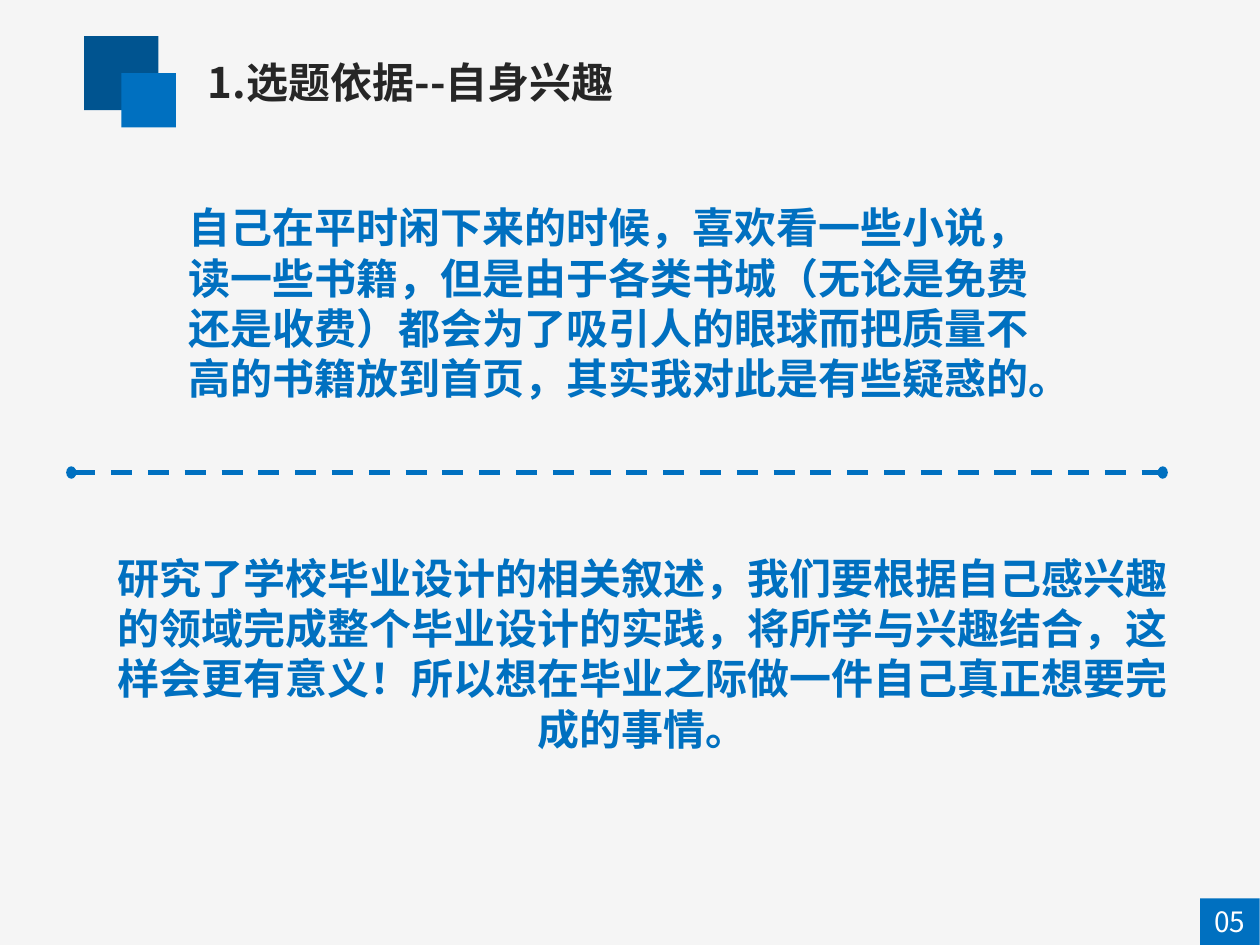
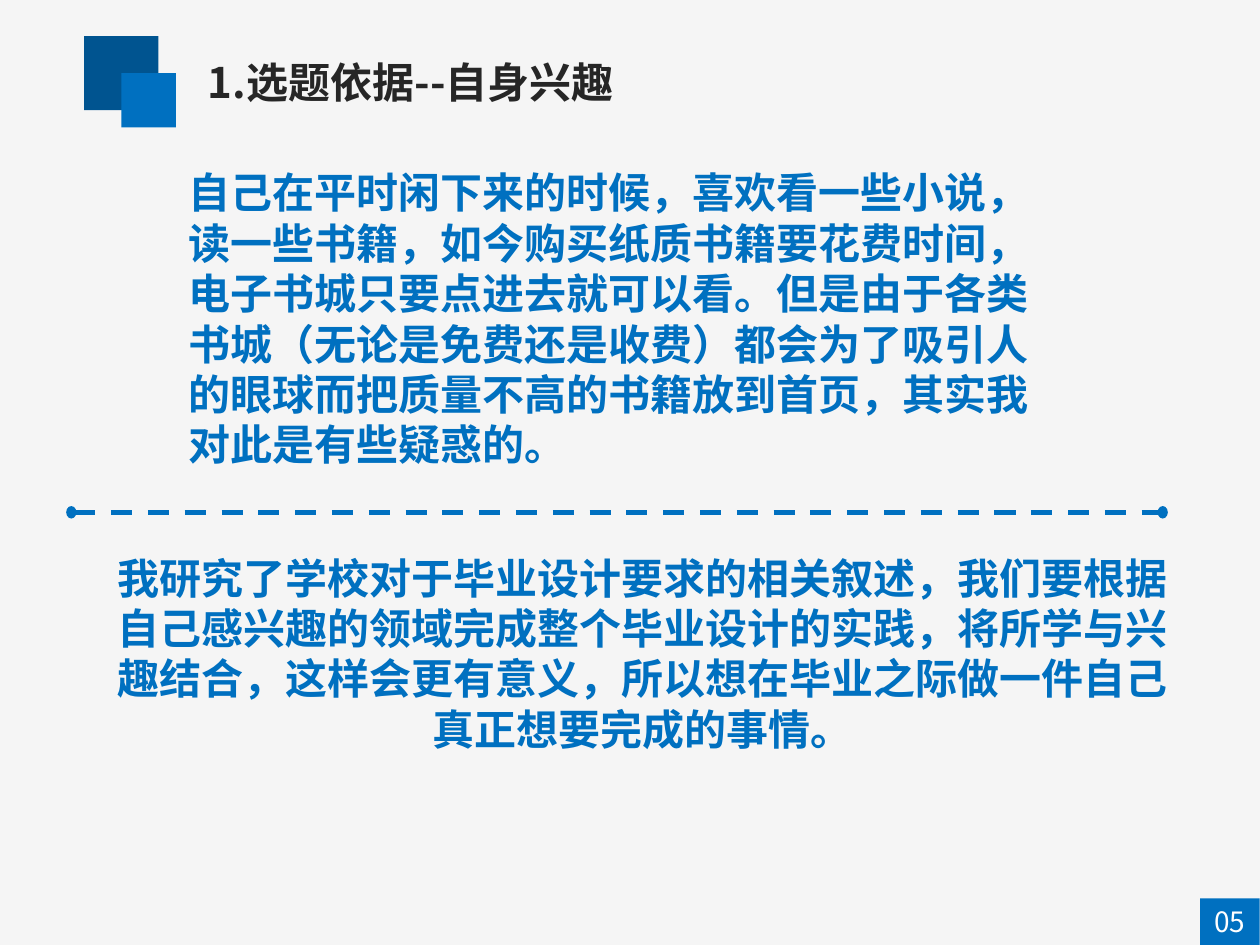
Before and after one commit to lijianhui1997/about_graduate, a slide deck: slide 5 of 答辩/李建辉-答辩.pptx. Drawn at 1260x945 pixels with LibreOffice and Linux fonts; fonts in the diff are those of the drawing. Boxes give left, top, right and bottom in pixels: in the first picture for what was removed or moved away, otherwise in the second. Text is boxed around its words. In the diff, an @@ line names an element or a change of style, - is before the commit and + after.

Commit message:
答辩完成

```diff
--- a/答辩/李建辉-答辩.pptx
+++ b/答辩/李建辉-答辩.pptx
@@ text at [188, 172, 1028, 464]: text changed @@
-自己在平时闲下来的时候，喜欢看一些小说，读一些书籍，但是由于各类书城（无论是免费还是收费）都会为了吸引人的眼球而把质量不高的书籍放到首页，其实我对此是有些疑惑的。
+自己在平时闲下来的时候，喜欢看一些小说，读一些书籍，如今购买纸质书籍要花费时间，电子书城只要点进去就可以看。但是由于各类书城（无论是免费还是收费）都会为了吸引人的眼球而把质量不高的书籍放到首页，其实我对此是有些疑惑的。
@@ 2 ellipses, 1 line: place and size @@
-2 ellipses, 1 line at [67, 466, 1168, 479]
+2 ellipses, 1 line at [67, 507, 1168, 519]
@@ text at [117, 558, 1167, 749]: text changed @@
-研究了学校毕业设计的相关叙述，我们要根据自己感兴趣的领域完成整个毕业设计的实践，将所学与兴趣结合，这样会更有意义！所以想在毕业之际做一件自己真正想要完成的事情。
+我研究了学校对于毕业设计要求的相关叙述，我们要根据自己感兴趣的领域完成整个毕业设计的实践，将所学与兴趣结合，这样会更有意义，所以想在毕业之际做一件自己真正想要完成的事情。
```
Also in this commit, not shown: 16 other slides changed, 2 slides added, 6 slides removed, 5 other files.
